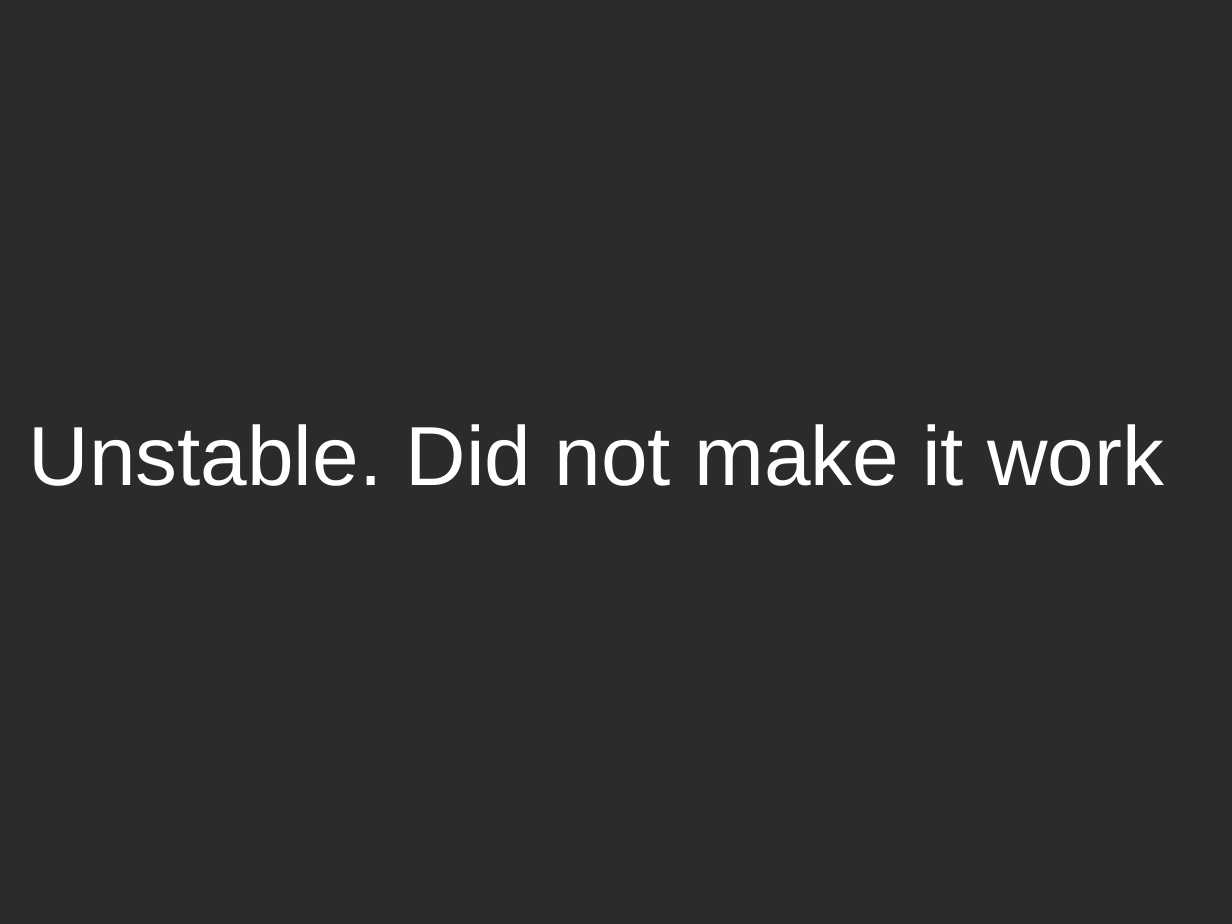
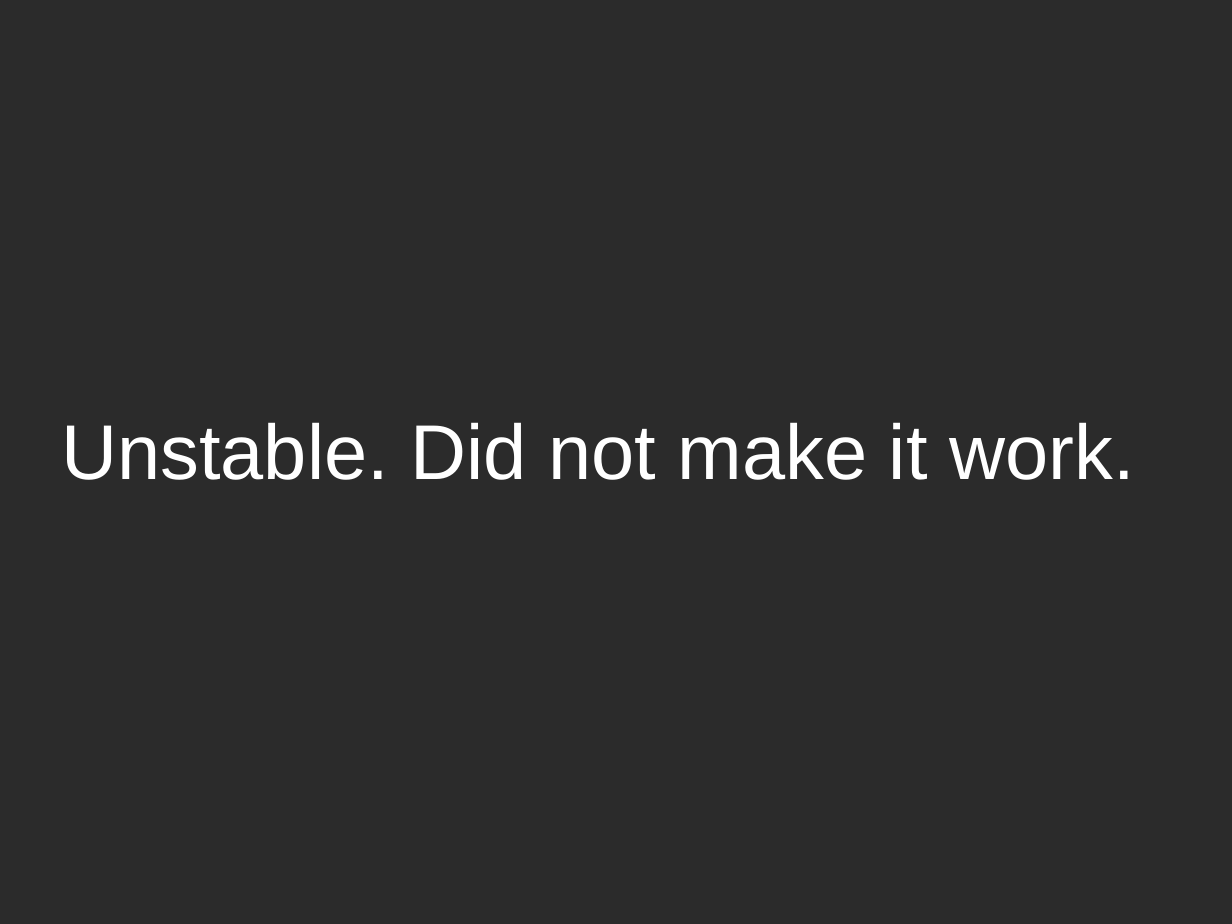
Before and after one commit to dodikk/motion-slides, a slide deck: slide 41 of motion-slides.odp (slide 40 before the commit). Drawn at 1232x924 pixels with LibreOffice and Linux fonts; fonts in the diff are those of the drawing; background and template pictures are left out; a plain dark background stands for a picture behind light text. Boxes give left, top, right and bottom in pixels: in the first picture for what was removed or moved away, otherwise in the second. Text is boxed around its words. In the diff, an @@ line names an element or a change of style, - is before the commit and + after.

```diff
--- a/motion-slides.odp
+++ b/motion-slides.odp
@@ text at <box>61,422,1134,480</box>: text changed; size 54 to 50 pt @@
-Unstable. Did not make it work
+Unstable. Did not make it work.
```
Also in this commit, not shown: 3 slides added, 2 slides removed, 4 other files.
